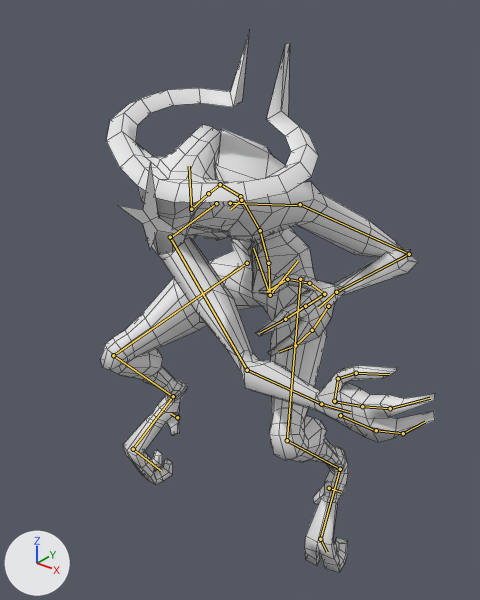
The Blender file Blender Files/CharacterAssets/StarChild/StarChild_Walker_Rigv1.blend: old version first, new version second.
Both versions are drawn from a 50 mm camera at (2.24, -2.72, 3.28) aimed at (0.23, -0.21, 1.73). The lights are fixed; the arrows at lower left show +X, +Y and +Z. The first picture is the older version. Both versions are drawn at frame 400 of the action 'RigAction'; the numbers are the values there. The bones that bend it are drawn over the model as lines. Mesh edges are drawn as thin lines.

In view in the first picture: 'StarChild'.
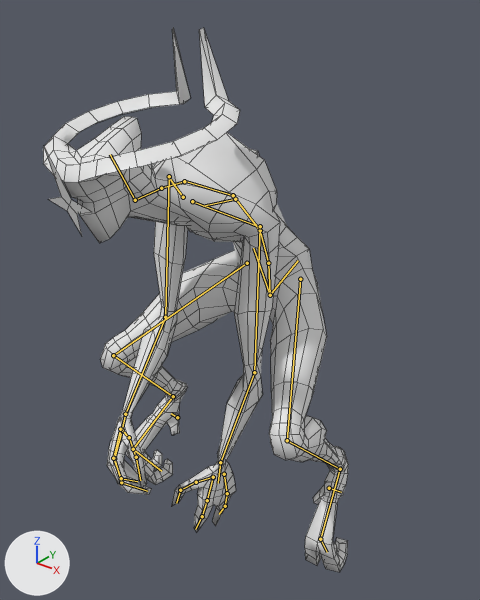
The edits, one by one:
Bone 'spine.001' (bone_spine_001) turns from (26, 9, 4) to (26, 0, 0) degrees about its own x, y and z.
Bone 'spine.002' (bone_spine_002) turns from (32, 14, 4) to (31, 0, 0) degrees about its own x, y and z.
Bone 'spine.003' (bone_spine_003) turns from (39, 2, -6) to (39, -7, -5) degrees about its own x, y and z.
Bone 'spine.004' (bone_spine_004) turns from (-22, -1, 7) to (-24, 0, 0) degrees about its own x, y and z.
Bone 'spine.005' (bone_spine_005) turns from (-2, -3, 6) to (-2, 0, 0) degrees about its own x, y and z.
Bone 'spine.006' (bone_spine_006) turns from (-69, -12, 2) to (-67, 9, -1) degrees about its own x, y and z.
Bone 'upper_arm.L' (bone_upper_arm_l) turns from (21, -32, -14) to (78, -17, -30) degrees about its own x, y and z.
Bone 'forearm.L' (bone_forearm_l) turns from (60, 40, -125) to (23, -63, -29) degrees about its own x, y and z.
Bone 'hand.L' (bone_hand_l) turns from (-54, 100, -32) to (5, 65, 27) degrees about its own x, y and z.
Bone 'shoulder.R' (bone_shoulder_r) turns from (-5, -11, 31) to (-13, 0, 0) degrees about its own x, y and z.
Bone 'upper_arm.R' (bone_upper_arm_r) turns from (94, 32, -22) to (92, -2, -7) degrees about its own x, y and z.
Bone 'forearm.R' (bone_forearm_r) turns from (48, 43, 9) to (26, 2, -23) degrees about its own x, y and z.
Bone 'f_index.01.R' (bone_f_index_01_r) turns from (-9, 7, -7) to (19, 7, -7) degrees about its own x, y and z.
Bone 'f_index.02.R' (bone_f_index_02_r) turns from (3, 2, -8) to (31, 2, -8) degrees about its own x, y and z.
Bone 'thumb.02.R' (bone_thumb_02_r) turns from (8, -17, 34) to (20, -3, 12) degrees about its own x, y and z.
Bone 'thumb.03.R' (bone_thumb_03_r) turns from (0, -7, -11) to (17, -7, -11) degrees about its own x, y and z.
Bone 'f_middle.01.R' (bone_f_middle_01_r) turns from (-9, 5, -7) to (19, 5, -7) degrees about its own x, y and z.
Bone 'f_middle.02.R' (bone_f_middle_02_r) turns from (3, 8, -5) to (31, 8, -5) degrees about its own x, y and z.

Boxes (x1, y1, x2, y2) around the edits, measured in the pictures (480 x 600 px):
'StarChild', posed (9% narrower)
    before: (100, 32, 435, 572)
    after: (43, 28, 348, 572)
bone 'spine.002', root to tip
    before: (260, 230) to (240, 196)
    after: (260, 230) to (233, 195)
bone 'spine.003', root to tip
    before: (240, 196) to (220, 184)
    after: (233, 195) to (186, 181)
bone 'spine.004', root to tip
    before: (220, 184) to (208, 193)
    after: (184, 181) to (161, 188)
bone 'spine.005', root to tip
    before: (208, 193) to (191, 209)
    after: (161, 188) to (135, 200)
bone 'spine.006', root to tip
    before: (191, 209) to (189, 166)
    after: (135, 200) to (110, 154)
bone 'upper_arm.L', root to tip
    before: (300, 204) to (409, 254)
    after: (260, 226) to (254, 372)
bone 'forearm.L', root to tip
    before: (409, 254) to (336, 292)
    after: (254, 372) to (220, 462)
bone 'hand.L', root to tip
    before: (336, 292) to (319, 307)
    after: (220, 462) to (218, 483)
bone 'shoulder.R', root to tip
    before: (216, 203) to (171, 237)
    after: (183, 197) to (169, 177)
bone 'upper_arm.R', root to tip
    before: (170, 237) to (247, 370)
    after: (169, 176) to (165, 317)
bone 'forearm.R', root to tip
    before: (247, 370) to (321, 404)
    after: (165, 317) to (125, 414)
bone 'f_index.01.R', root to tip
    before: (362, 406) to (390, 408)
    after: (114, 458) to (121, 482)
bone 'f_index.02.R', root to tip
    before: (390, 408) to (430, 398)
    after: (121, 482) to (147, 491)
bone 'thumb.02.R', root to tip
    before: (338, 378) to (356, 373)
    after: (129, 437) to (136, 457)
bone 'thumb.03.R', root to tip
    before: (356, 373) to (389, 374)
    after: (136, 457) to (140, 480)
bone 'f_middle.01.R', root to tip
    before: (376, 430) to (403, 433)
    after: (113, 458) to (121, 478)
bone 'f_middle.02.R', root to tip
    before: (403, 433) to (425, 422)
    after: (121, 478) to (137, 481)
